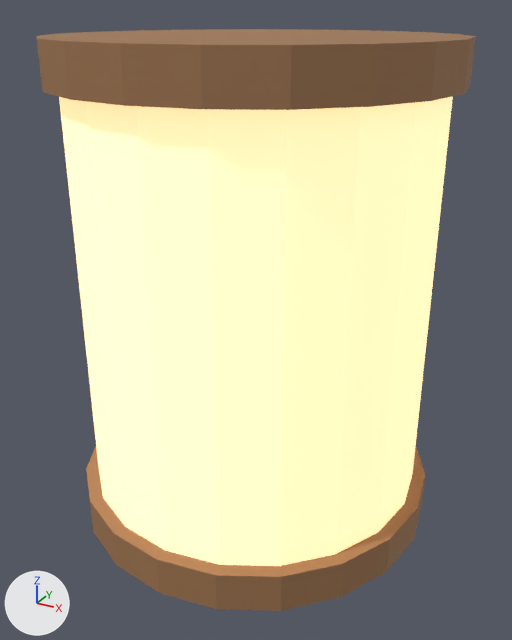
An edit to the glTF model games/lantern-run/assets/paper_lantern.glb, drawn before and after from the same camera.
Camera for both pictures: a 50 mm lens placed at (0.486, -0.881, 0.392), pointed at (0.01, -0.015, -0.041). The axes (+X, +Y, +Z) are drawn at lower left. The lights are the same throughout. The older version comes first.

Script lines for the objects in view, before the commit:
```python
mat_paper = principled_material('Paper')
mat_paper.base_color = (1.0, 0.9, 0.72)  # pale yellow #fff3dd
mat_paper.roughness = 0.8
mat_paper.emission_color = (1.0, 0.62, 0.26)  # beige #ffce8b
mat_paper.emission_strength = 1.0
me_paperlantern = bpy.data.meshes.new('PaperLantern')
me_paperlantern.from_pydata(...)  # 132 vertices, 240 faces; spans x -0.28..0.28, y -0.28..0.28, z -0.36..0.36
# faces by material slot: [80, 160]
me_paperlantern.materials.append(mat_paper)  # pale yellow #fff3dd, glowing beige #ffce8b
me_paperlantern.materials.append(mat_ribs)  # brown #a07650
ob_paperlantern = bpy.data.objects.new('PaperLantern', me_paperlantern)
ob_paperlantern.location = (0.0, 0.0, 0.0)
```
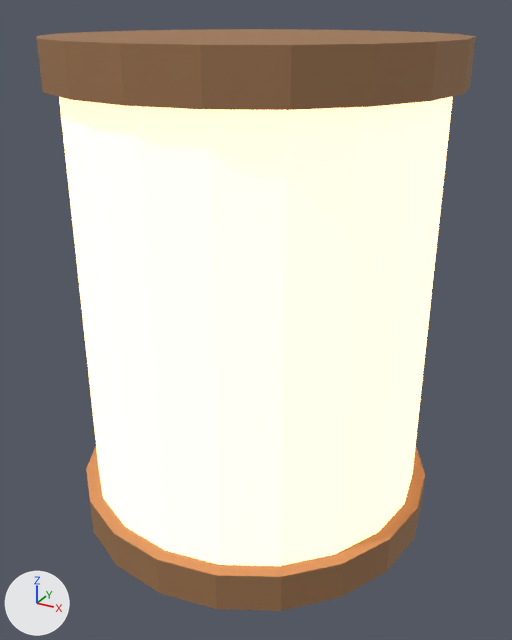
Patch to the scene script:
```diff
--- a/games/lantern-run/assets/paper_lantern.glb.py
+++ b/games/lantern-run/assets/paper_lantern.glb.py
@@ mat_paper @@
 mat_paper.roughness = 0.8
-mat_paper.emission_color = (1.0, 0.62, 0.26)  # beige #ffce8b
+mat_paper.emission_color = (2.6, 1.45, 0.55)  # beige #ffffc4
 mat_paper.emission_strength = 1.0
```

Changed parts and their boxes (x1, y1, x2, y2) in the pictures (512 x 640 px):
'PaperLantern', recoloured: (56, 93, 455, 579) in both
